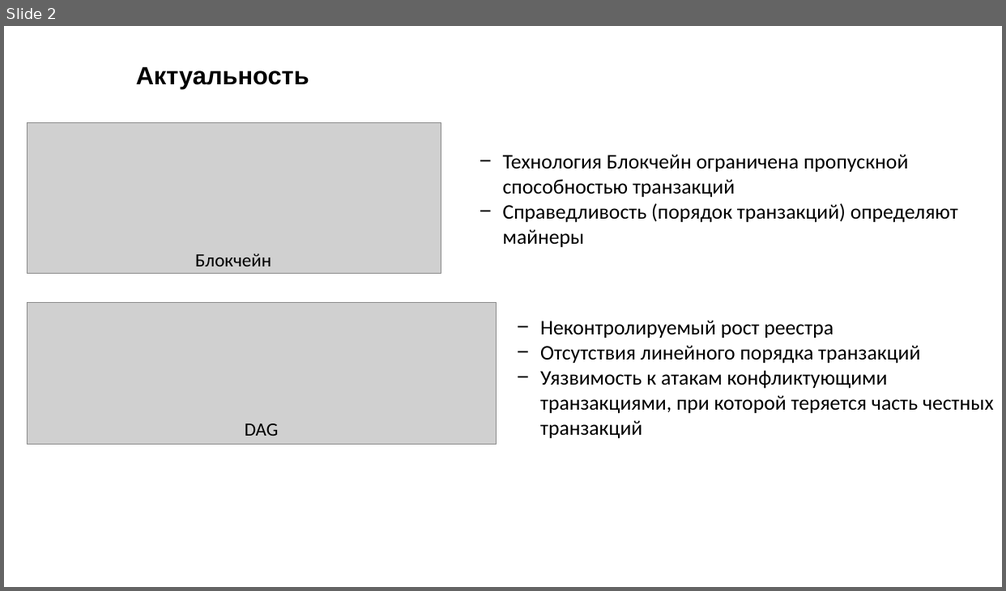
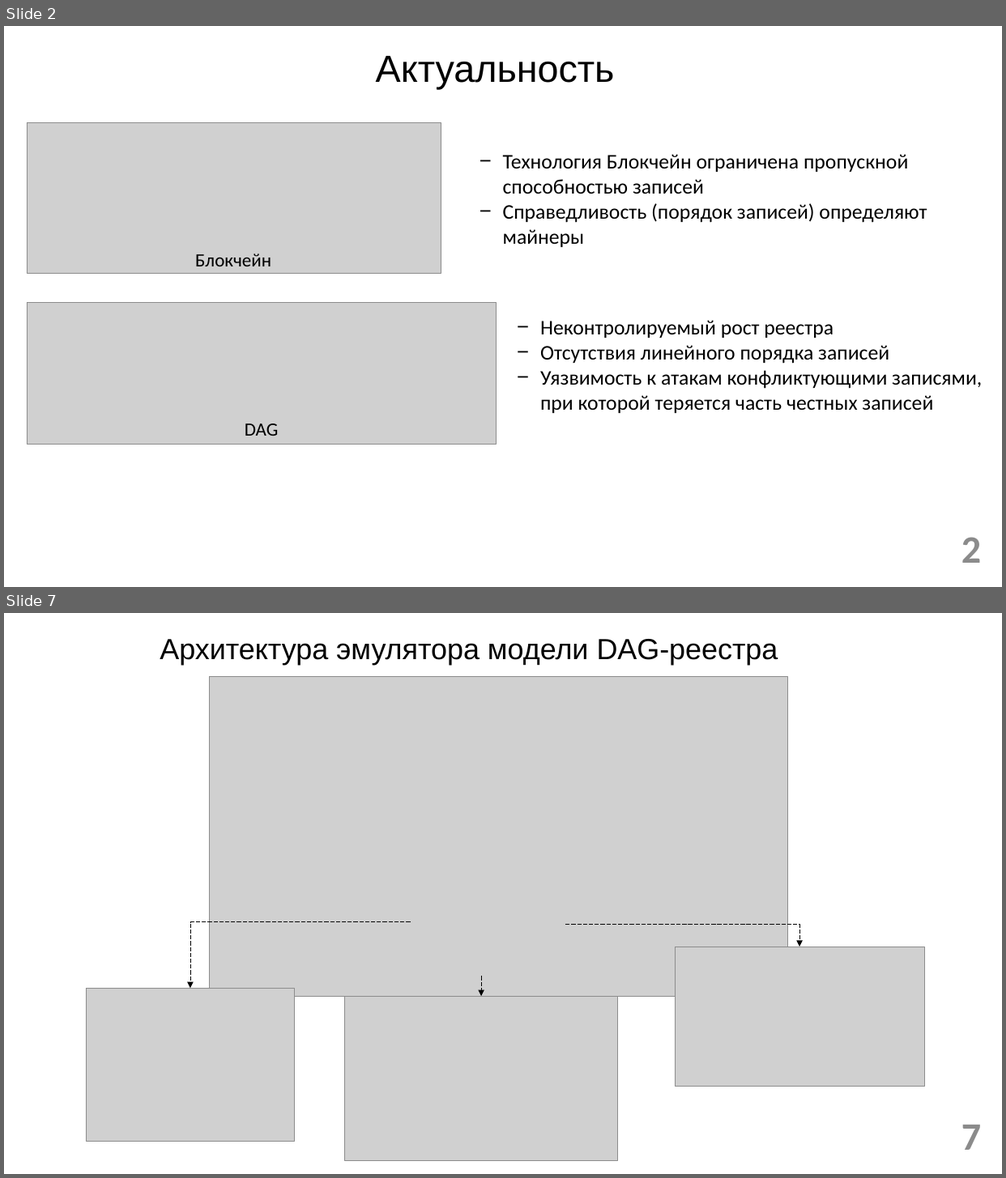
Before and after one commit to ub3r123/My_model, a slide deck: Презентация1.pptx. Shown one above the other, each under a label of ours: slide 2 before the commit, slides 2 and 7 after it; the slides between them are not shown. The pictures are 1006x591 and 1006x1178 pixels, drawn with LibreOffice and Linux fonts; fonts in the diff are those of the drawing; grey boxes stand for pictures; background and template pictures are left out. Boxes give left, top, right and bottom in pixels: in the first picture for what was removed or moved away, otherwise in the second. Text is boxed around its words. In the diff, an @@ line names an element or a change of style, - is before the commit and + after.

```diff
--- a/Презентация1.pptx
+++ b/Презентация1.pptx
@@ slide 7 added at <box>4,613,1002,1174</box>, background picture (left out) @@
@@ text added at <box>160,639,778,665</box>, 28 pt, text #000000 @@
+Архитектура эмулятора модели DAG-реестра
@@ picture added at <box>209,677,789,996</box> @@
@@ elbow arrow added from (411, 922) to (190, 988), #000000 0.5 pt dashed @@
@@ elbow arrow added from (565, 924) to (799, 947), #000000 0.5 pt dashed @@
@@ picture added at <box>675,947,924,1086</box> @@
@@ arrow added from (482, 976) to (482, 996), #000000 0.5 pt dashed @@
@@ picture added at <box>87,988,295,1141</box> @@
@@ picture added at <box>345,996,618,1161</box> @@
@@ page number added at <box>961,1125,981,1150</box>, 37.3 pt, text #8C8C8C, bold @@
+7
@@ slide 2 changed as well @@
@@ text "Актуальность": place and size @@
-text "Актуальность" at <box>136,66,309,89</box>
+text "Актуальность" at <box>376,56,615,89</box>
@@ text "Актуальность" at <box>376,56,615,89</box>: size 24 to 36.4 pt, bold off; alignment left to centre; line spacing 1 to 0.9 @@
@@ text at <box>503,154,927,247</box>: text changed @@
-− Технология Блокчейн ограничена пропускной способностью транзакций
-− Справедливость (порядок транзакций) определяют майнеры
+− Технология Блокчейн ограничена пропускной способностью записей
+− Справедливость (порядок записей) определяют майнеры
@@ text at <box>540,345,982,413</box>: text changed @@
-− Отсутствия линейного порядка транзакций
-− Уязвимость к атакам конфликтующими транзакциями, при которой теряется часть честных транзакций
+− Отсутствия линейного порядка записей
+− Уязвимость к атакам конфликтующими записями, при которой теряется часть честных записей
@@ page number added at <box>961,537,981,563</box>, 37.3 pt, text #8C8C8C, bold @@
+2
```
Also in this commit, not shown: 7 other slides changed, 6 other slides added, 2 slides removed, 3 other files.
